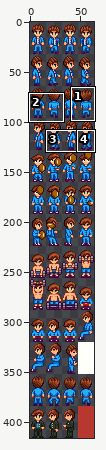
Two versions of one sprite sheet, Characters/Festivals/FlowerDance/Alex_FlowerDance.png. The picture above shows the old version from afar; the outline marks the close-up.
Close-up. Old version:
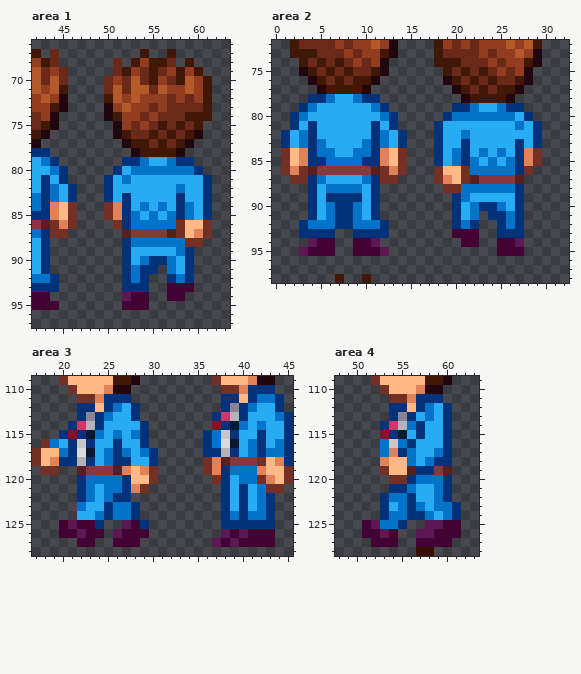
The file is 64x416 pixels. Colours within 5 levels of each other are drawn and written as one. Shown: area 1: x 42..63, y 66..97; area 2: x 0..32, y 72..98; area 3: x 17..45, y 109..128; area 4: x 48..63, y 109..128. The commit also changed other parts of the picture, which this record leaves out.
Now the later version:
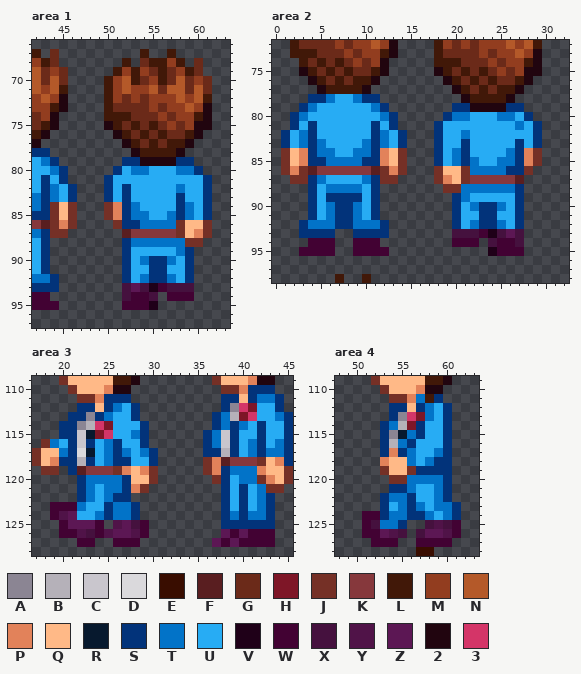
Palette (. is transparent): A #8b8593  B #b5b1b9  C #c9c6cd  D #dad9dc  E #390d00  F #591e20  G #6b2a19  H #7e1627  J #753026  K #86383c  L #411808  M #923d1f  N #b45929  P #e2825a  Q #ffb987  R #07192e  S #02337a  T #0273c8  U #27acf4  V #1f0018  W #420233  X #45113e  Y #501348  Z #5c1754  2 #21050f  3 #d43568
Difference:
Area 1:
y 68: x 51..54 G.LM -> .L.G; x 57..60 G.L. -> ML.G
y 69: x 51..60 GLMGLGMLML -> LMLMGLGMLG
y 70: x 50 G -> L; x 52..53 GN -> NL; x 55..56 LM -> ML; x 58..59 LN -> NG; x 61 L -> G
y 71: x 50..61 GNGNNGNMMNML -> LMNMMNGNNGNG
y 72: x 51..54 NMNM -> MGMG; x 57..60 GMGM -> MNMN
y 73: x 50..61 2MNMMGMGGGGL -> LGGGGMGMMNM2
y 74: x 50 2 -> L; x 52..53 MM -> LG; x 55..56 MG -> GM; x 58..59 GL -> MM; x 61 L -> 2
y 75: x 50..61 .2MGMGLGLGL. -> 2LGLGLGMGM22
y 76: x 54..57 GLGL -> LGLG
y 77: x 54..57 LGLG -> GLGL
y 79: x 54..57 TUUT -> 2222
y 80: x 55..57 TTT -> UUU
y 81: x 52 T -> U
y 82: x 52 U -> S
y 84: x 44 P -> J; x 53..54 UT -> TU; x 56 T -> U
y 85: x 44 P -> J; x 54..55 UT -> TU
y 86: x 53 T -> S
y 87: x 57 F -> K
y 91: x 53..54 TS -> UU; x 56..57 .T -> SU
y 92: x 53..58 TS..ST -> UTSSTU
y 93: x 52..59 SSS..WWW -> XZXVWXXX
y 94: x 52 Z -> X; x 55 . -> X; x 59 . -> W
y 95: x 55 . -> V
Area 2:
y 75: x 18 . -> 2; x 29 . -> 2
y 79: x 22..25 TUUT -> 2222
y 80: x 22..24 TTT -> UUU
y 84: x 23 T -> U; x 25..26 TU -> UT
y 85: x 24..25 TU -> UT
y 86: x 26 T -> S
y 87: x 22 F -> K
y 91: x 22..23 T. -> US; x 25..26 ST -> UU
y 92: x 21..26 TS..ST -> UTSSTU
y 93: x 20..27 WWW..SSS -> XXXWVXZX
y 94: x 4 Z -> W; x 11 Z -> W; x 20 . -> W; x 24 . -> X; x 27 Z -> X
y 95: x 3 Z -> W; x 12 Z -> W; x 24 . -> V
Area 3:
y 112: x 40..41 ST -> 3H
y 113: x 21 . -> S; x 38 3 -> T; x 40..41 SU -> H3
y 114: x 20 . -> S; x 22 3 -> A; x 24..25 SU -> 3H; x 37..39 HSR -> STS; x 42 T -> S
y 115: x 21..22 HS -> SC; x 24..26 TUT -> H3U
y 116: x 25 U -> T; x 38..39 DR -> CS
y 119: x 21 . -> S; x 26 F -> J
y 123: x 19..21 ... -> WWW
y 124: x 19..21 ... -> WYZ
y 125: x 22..24 WWS -> ZZW; x 26 . -> Y; x 28..29 WS -> XW
y 126: x 22..23 ZW -> YX; x 25 . -> Y; x 27..28 WW -> ZY
Area 4:
y 111: x 57..58 SS -> TL
y 113: x 56..57 SU -> 3H
y 114: x 54 3 -> T; x 56 T -> H
y 115: x 53..54 HS -> SA; x 56 U -> T
y 116: x 53..54 TC -> SB
y 117: x 53 T -> S
y 119: x 56 F -> J; x 59..60 KF -> SS
y 120: x 56 S -> T
y 124: x 51..52 .. -> WW
y 125: x 52 Z -> X; x 58..60 ZZW -> XYX
y 126: x 54..55 W. -> YX; x 57 Z -> X; x 59..60 WW -> ZY
